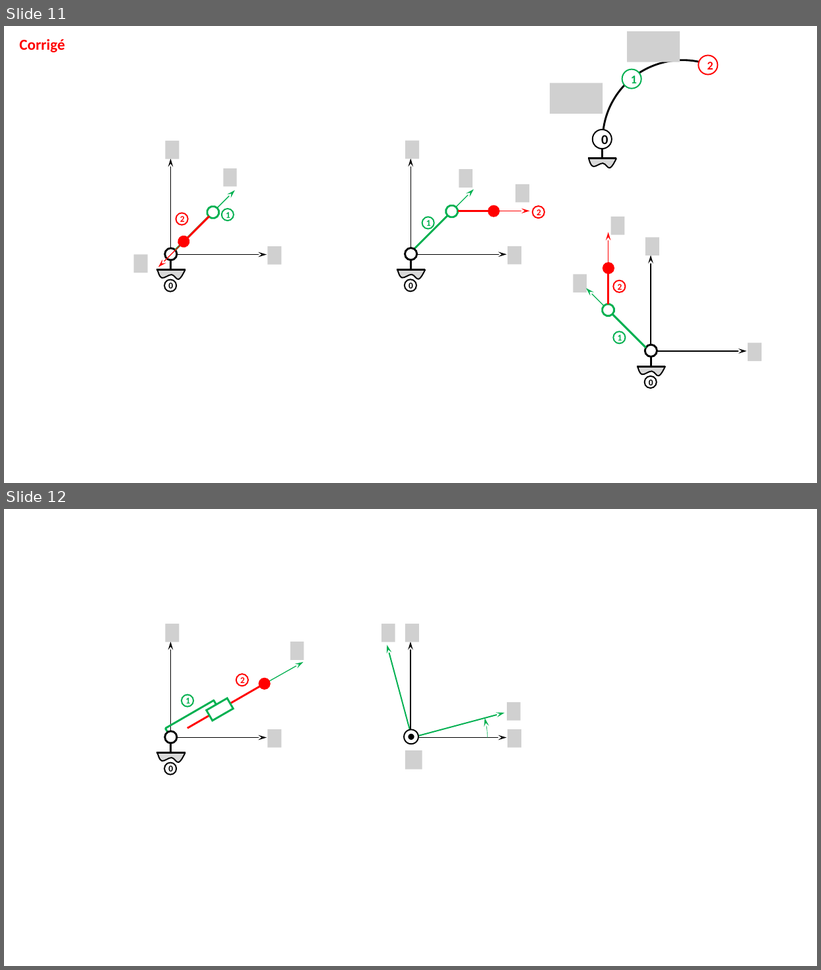
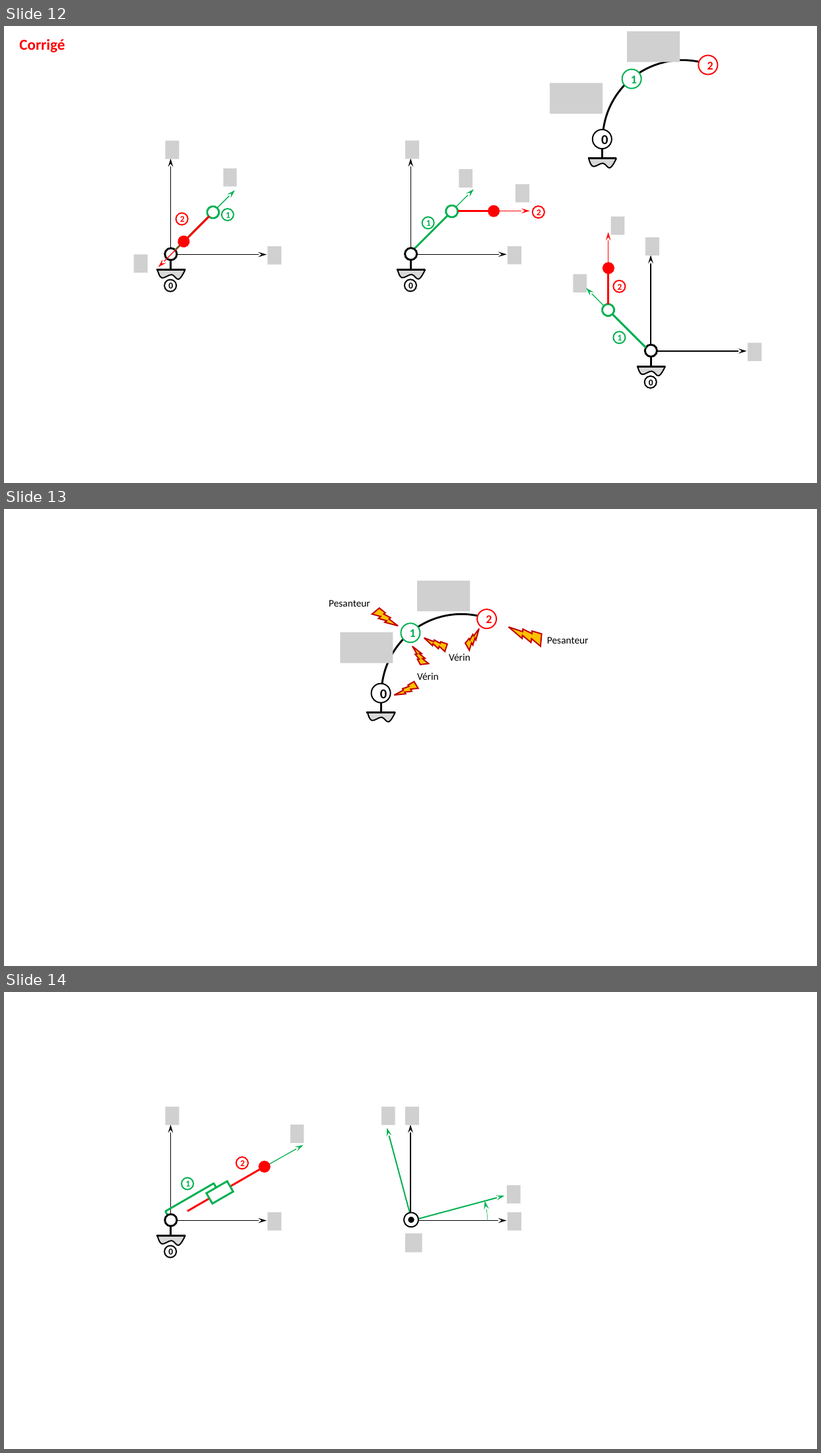
Before and after one commit to xpessoles/ExercicesCompetences, a slide deck: MecanismesDeBase/Figures.pptx. Shown one above the other, each under a label of ours: slides 11 and 12 before the commit, slides 12, 13 and 14 after it. The pictures are 821x970 and 821x1453 pixels, drawn with LibreOffice and Linux fonts; fonts in the diff are those of the drawing; grey boxes stand for pictures; background and template pictures are left out. Boxes give left, top, right and bottom in pixels: in the first picture for what was removed or moved away, otherwise in the second. Text is boxed around its words. In the diff, an @@ line names an element or a change of style, - is before the commit and + after.

```diff
--- a/MecanismesDeBase/Figures.pptx
+++ b/MecanismesDeBase/Figures.pptx
@@ slide 13 added at box(4, 509, 817, 966), background #FFFFFF @@
@@ picture added at box(418, 580, 471, 611) @@
@@ text added at box(329, 600, 370, 607), 12 pt, text #000000 @@
+Pesanteur
@@ lightning bolt added at box(371, 605, 398, 632), fill #FFC000, outline #C00000 1.5 pt @@
@@ arc (boxed as its full ellipse) added at box(382, 614, 541, 774), outline #000000 2.25 pt @@
@@ ellipse added at box(401, 624, 420, 642), fill #FFFFFF, outline #00B050 1.5 pt, 14 pt, text #00B050, bold @@
+1
@@ ellipse added at box(477, 609, 496, 628), fill #FFFFFF, outline #FF0000 1.5 pt, 14 pt, text #FF0000, bold @@
+2
@@ lightning bolt added at box(509, 617, 545, 654), fill #FFC000, outline #C00000 1.5 pt @@
@@ picture added at box(340, 632, 393, 663) @@
@@ lightning bolt added at box(409, 647, 432, 667), fill #FFC000, outline #C00000 1.5 pt @@
@@ lightning bolt added at box(424, 633, 449, 655), fill #FFC000, outline #C00000 1.5 pt @@
@@ lightning bolt added at box(463, 628, 482, 650), fill #FFC000, outline #C00000 1.5 pt @@
@@ text added at box(547, 637, 589, 644), 12 pt, text #000000 @@
+Pesanteur
@@ text added at box(449, 654, 471, 661), 12 pt, text #000000 @@
+Vérin
@@ ellipse added at box(371, 683, 390, 702), fill #FFFFFF, outline #000000 1.5 pt, 16 pt, text #000000, bold @@
+0
@@ lightning bolt added at box(395, 676, 420, 704), fill #FFC000, outline #C00000 1.5 pt @@
@@ text added at box(417, 673, 439, 680), 12 pt, text #000000 @@
+Vérin
@@ line added from (381, 703) to (381, 712), #000000 2.25 pt @@
@@ line added from (395, 713) to (366, 713), #000000 2.25 pt @@
@@ freeform shape added at box(368, 712, 395, 722), fill #D9D9D9, outline #000000 1.5 pt @@
@@ what was slide 11 is now slide 12 @@
@@ what was slide 12 is now slide 14 @@
```
Also in this commit, not shown: 1 other slide added.
